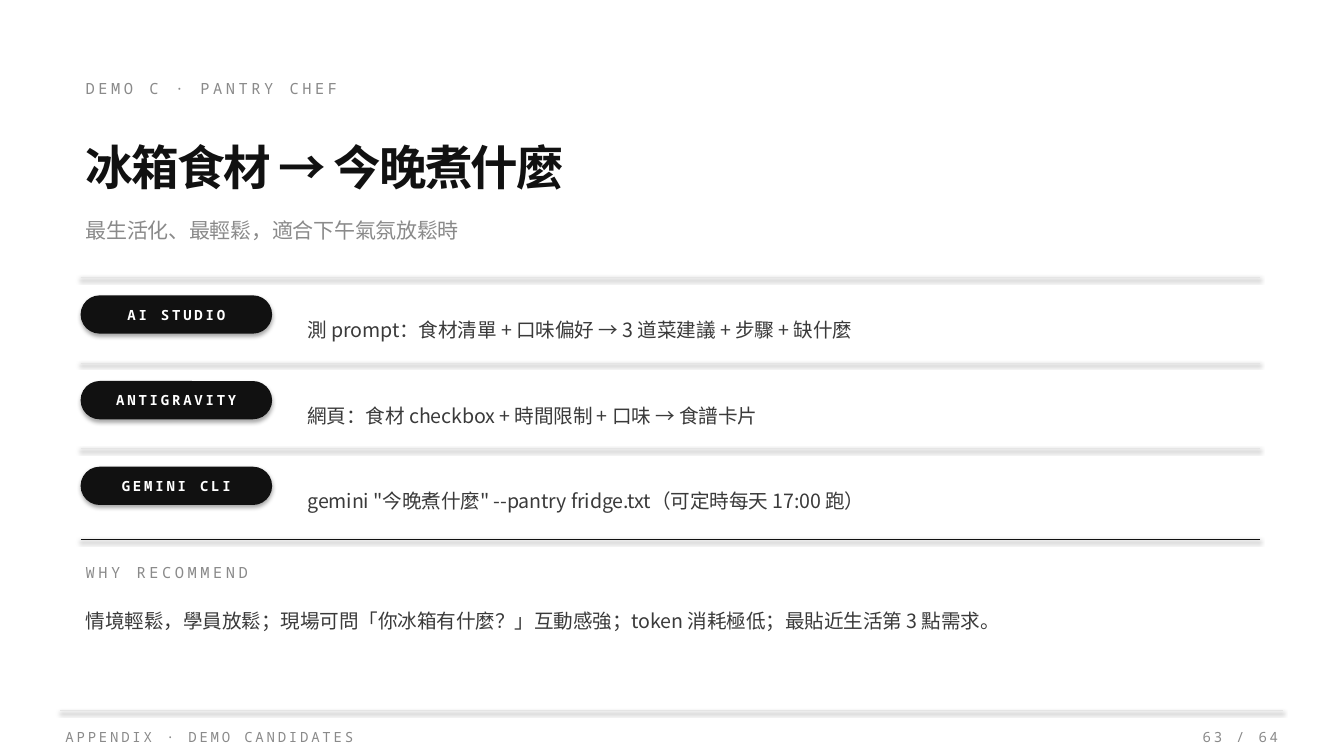
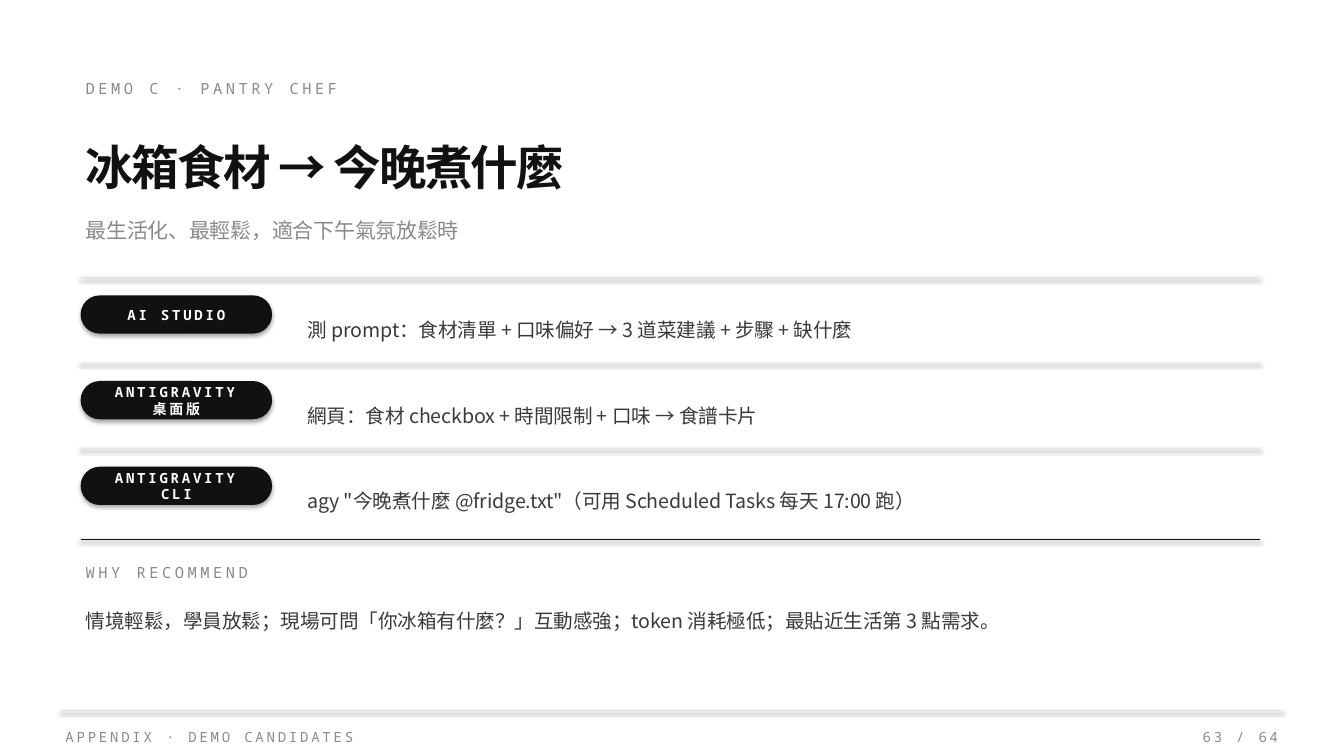
Before and after one commit to Zenobia000/SDD-agent-coding-beginner, a slide deck: slide 63 of class_plan/vibe_coding_workshop.pptx. Drawn at 1344x756 pixels with LibreOffice and Linux fonts; fonts in the diff are those of the drawing. Boxes give left, top, right and bottom in pixels: in the first picture for what was removed or moved away, otherwise in the second. Text is boxed around its words. In the diff, an @@ line names an element or a change of style, - is before the commit and + after.

```diff
--- a/class_plan/vibe_coding_workshop.pptx
+++ b/class_plan/vibe_coding_workshop.pptx
@@ text in rounded rectangle at [115, 387, 235, 415]: text changed @@
-ANTIGRAVITY
+ANTIGRAVITY 桌面版
@@ text in rounded rectangle at [115, 473, 235, 499]: text changed @@
-GEMINI CLI
+ANTIGRAVITY CLI
@@ text at [307, 491, 915, 513]: text changed @@
-gemini "今晚煮什麼" --pantry fridge.txt（可定時每天 17:00 跑）
+agy "今晚煮什麼 @fridge.txt"（可用 Scheduled Tasks 每天 17:00 跑）
```
Also in this commit, not shown: 21 other slides changed, 46 other files.
